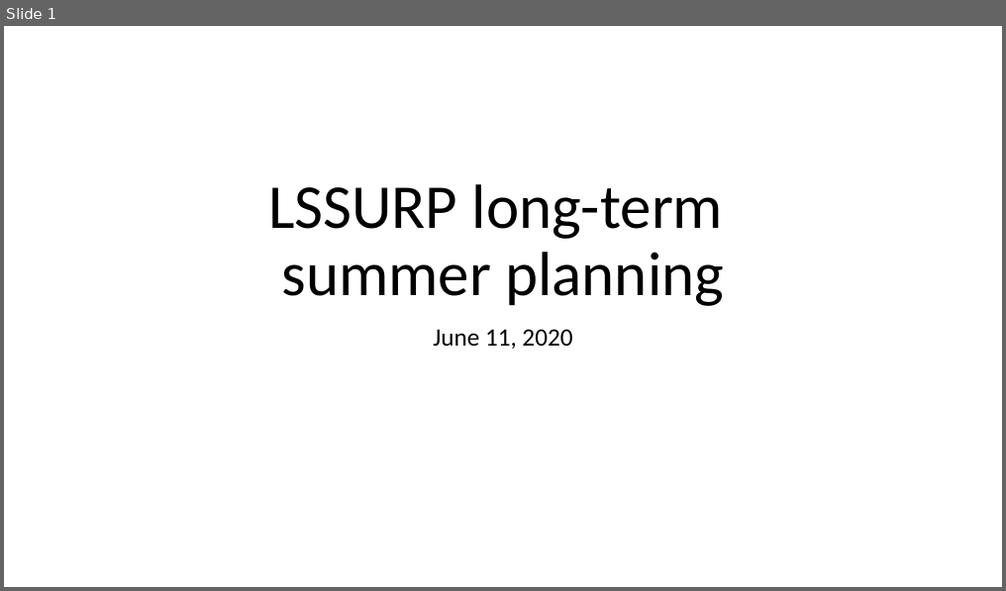
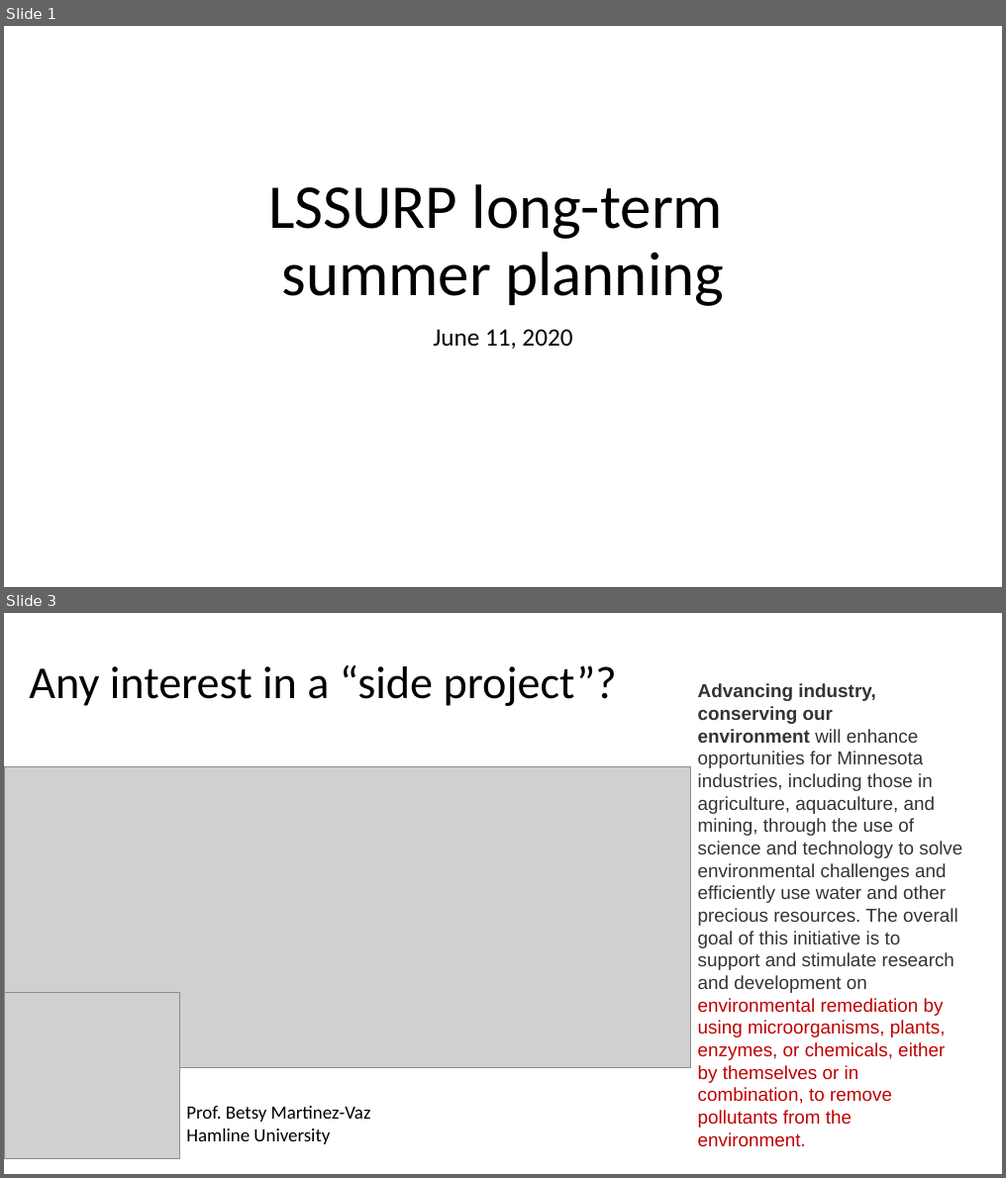
Before and after one commit to serina-robinson/TARA-thiolases, a slide deck: slides/20200611_longterm_planning.pptx. Shown one above the other, each under a label of ours: slide 1 before the commit, slides 1 and 3 after it; the slides between them are not shown. The pictures are 1006x591 and 1006x1178 pixels, drawn with LibreOffice and Linux fonts; fonts in the diff are those of the drawing; grey boxes stand for pictures. Boxes give left, top, right and bottom in pixels: in the first picture for what was removed or moved away, otherwise in the second. Text is boxed around its words. In the diff, an @@ line names an element or a change of style, - is before the commit and + after.

```diff
--- a/slides/20200611_longterm_planning.pptx
+++ b/slides/20200611_longterm_planning.pptx
@@ slide 3 added at (x1=4, y1=613, x2=1002, y2=1174), background #FFFFFF @@
@@ title added at (x1=29, y1=665, x2=617, y2=706), 44 pt, text #000000 @@
+Any interest in a “side project”?
@@ text added at (x1=698, y1=683, x2=962, y2=1148), 18 pt, text #333333 @@
+Advancing industry, conserving our environment will enhance opportunities for Minnesota industries, including those in agriculture, aquaculture, and mining, through the use of science and technology to solve environmental challenges and efficiently use water and other precious resources. The overall goal of this initiative is to support and stimulate research and development on environmental remediation by using microorganisms, plants, enzymes, or chemicals, either by themselves or in combination, to remove pollutants from the environment.
@@ picture added at (x1=4, y1=767, x2=690, y2=1068) @@
@@ picture added at (x1=4, y1=993, x2=179, y2=1159) @@
@@ text added at (x1=186, y1=1106, x2=371, y2=1145), 18 pt, text #000000 @@
+Prof. Betsy Martinez-Vaz
+Hamline University
```
Also in this commit, not shown: 2 slides changed, 4 other slides added, 2 other files.
